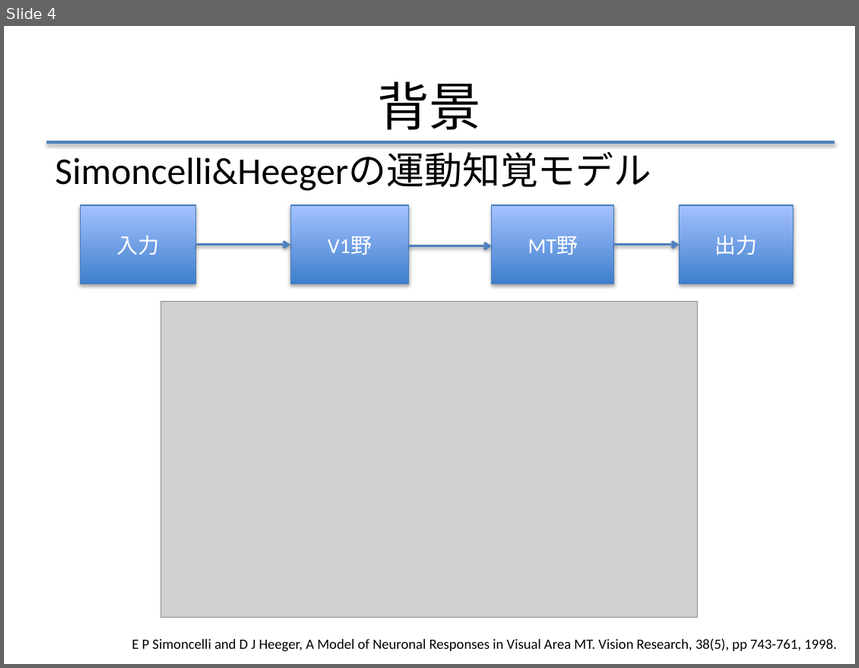
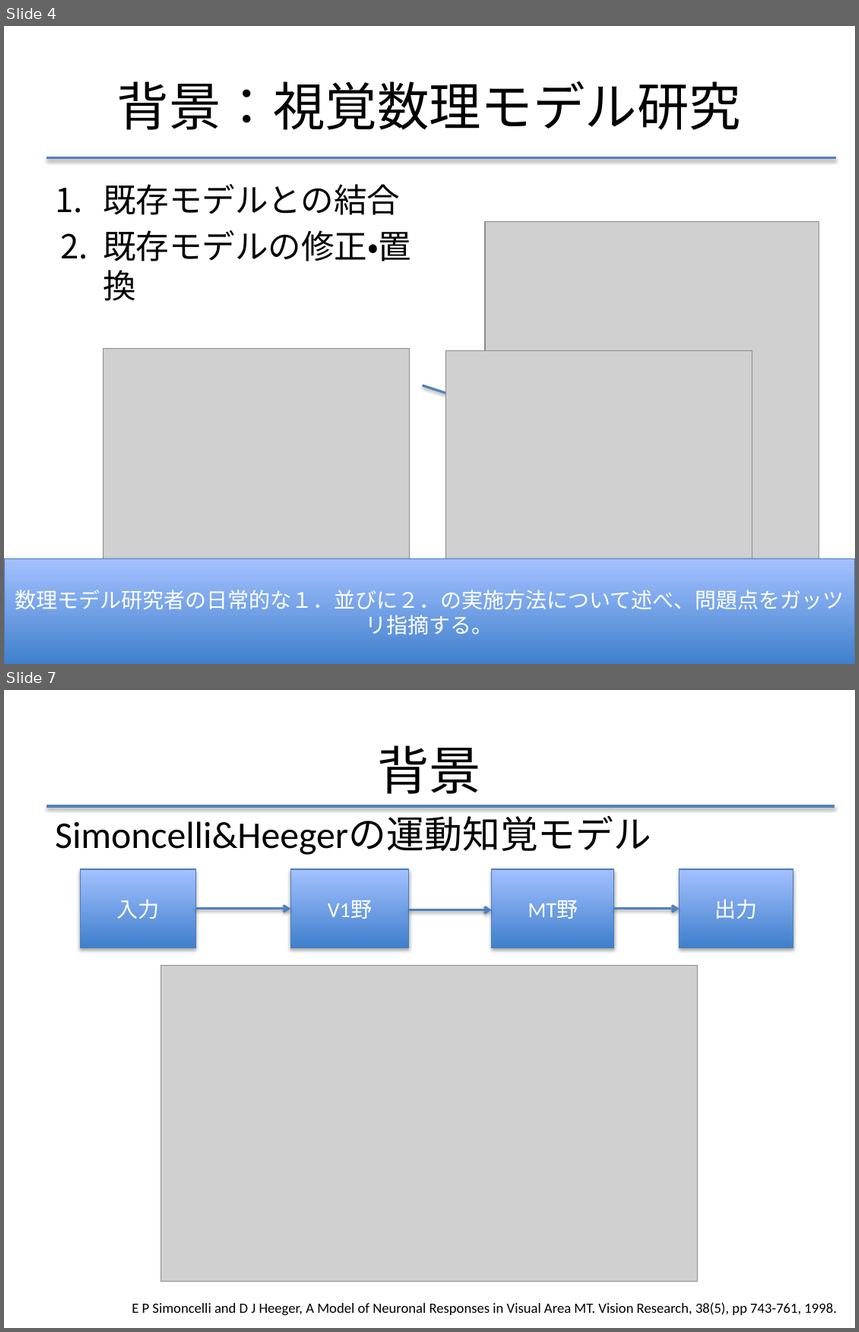
Before and after one commit to f-akazawa/akaz_uecdevelop, a slide deck: doc/中間発表資料.pptx. Shown one above the other, each under a label of ours: slide 4 before the commit, slides 4 and 7 after it; the slides between them are not shown. The pictures are 859x668 and 859x1332 pixels, drawn with LibreOffice and Linux fonts; fonts in the diff are those of the drawing; grey boxes stand for pictures. Boxes give left, top, right and bottom in pixels: in the first picture for what was removed or moved away, otherwise in the second. Text is boxed around its words. In the diff, an @@ line names an element or a change of style, - is before the commit and + after.

Commit message:
先生との打ち合わせを反映、目的を厚めにする
まだ書きかけ

```diff
--- a/doc/中間発表資料.pptx
+++ b/doc/中間発表資料.pptx
@@ slide 4 added at <box>4,26,855,664</box>, background #FFFFFF @@
@@ title added at <box>117,81,741,130</box>, 44 pt, text #000000 @@
+背景：視覚数理モデル研究
@@ line added from (47, 158) to (835, 158), #4F81BD 2 pt @@
@@ text added at <box>103,184,411,301</box>, 28 pt, text #000000 @@
+1. 既存モデルとの結合
+2. 既存モデルの修正・置換
@@ picture added at <box>485,222,819,640</box> @@
@@ picture added at <box>103,348,409,573</box> @@
@@ picture added at <box>446,351,752,575</box> @@
@@ arrow added from (423, 385) to (585, 439), #4F81BD 2 pt @@
@@ rectangle added at <box>4,559,855,664</box>, fill gradient #3F80CE to #A4C4FF, outline #4B7EBC 0.75 pt, 18 pt, text #FFFFFF @@
+数理モデル研究者の日常的な１．並びに２．の実施方法について述べ、問題点をガッツリ指摘する。
@@ what was slide 4 is now slide 7 @@
```
Also in this commit, not shown: 4 slides changed, 4 other slides added.
